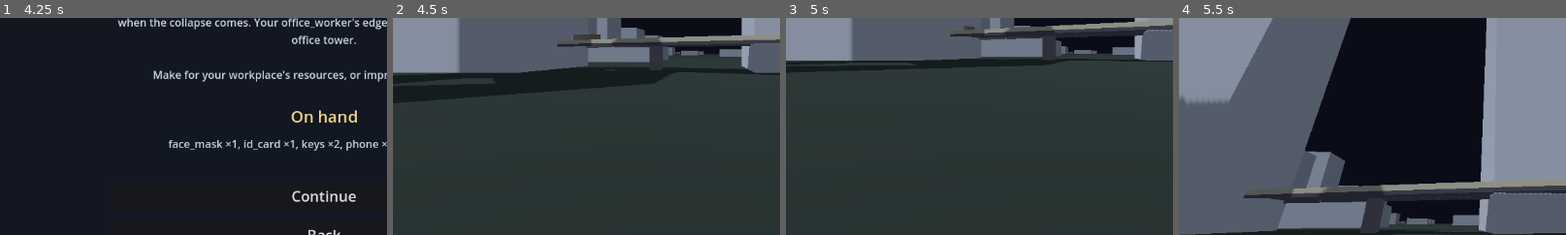
Above: before the commit, frames 1-4 (left to right).
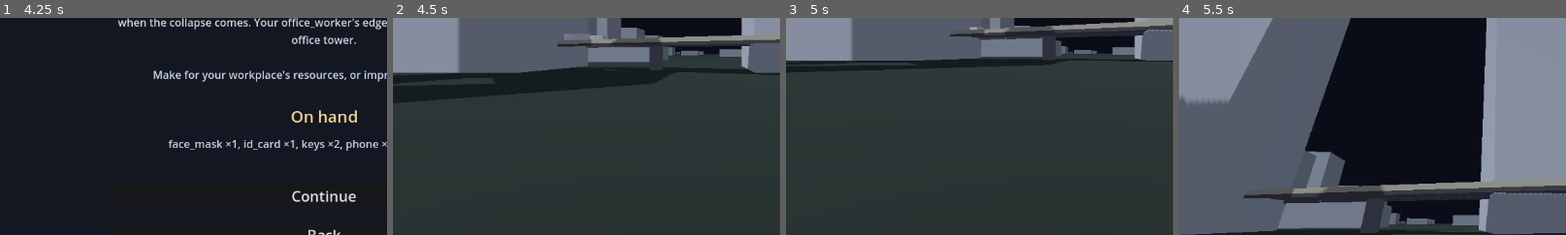
Above: after the commit, the same moments.

Repository: maxhightower/Asphodel
Game: Godot game, scene res://MainMenu.tscn
Same seed, same stepped clock (60 frames per second), same inputs: the game is played once before the commit and once after it.
Inputs (mouse positions are % of the whole screen's width and height, from its top left):
- Up to frame 1 (4.25 s): click "Start Game" at 0.5 s; click "Madisonville, TX" at 1.25 s; click "Back" at 2 s; click "Start Game" at 2.75 s; click "Load City" at 3.5 s
- Up to frame 2 (4.5 s): click "Continue" at 4.25 s
- Up to frame 3 (5 s): no input
- Up to frame 4 (5.5 s): move the mouse to (55, 50) at 5.02 s; hold W (move_forward) from 5.03 s (still down); hold E (interact) from 5.03 s (still down)
The pictures show only the part of the screen within x 8-58%, y 42-92%; the shares and areas given below are measured in that part.

Frame 1 is identical in both runs. In frame 2, 0.2% of the frame differs, in the area x 44-56%, y 7-11%; in frame 3, less than 0.1%; in frame 4, nothing differs.

Commit message:
Seed traffic on the camera road and offset vehicles into lanes
The street-camera screenshot could look down a road with no vehicles on
it (traffic spawns randomly across ~1000 polylines), so cars rarely
appeared in the frame. Add Traffic.seed_on_polyline(pts, count, elevated)
to guarantee vehicles on a named road, expose the Traffic node from
street_world as _traffic, and have the screenshot's street camera seed
16 vehicles on the exact segment it looks down.

Vehicles now carry a per-vehicle perpendicular lane offset (side) so the
two directions of travel read as separate lanes instead of a single
centreline stream.

Co-Authored-By: Claude Opus 4.8 <noreply@anthropic.com>
Claude-Session: https://claude.ai/code/session_01Datjs9tUxMYwyRKZkeyYo9

Diff:
--- a/godot/scripts/street_world.gd
+++ b/godot/scripts/street_world.gd
@@ -29,6 +29,7 @@
 var _zones: Array = []
 var _zone_map: ZoneMap
 var _citizen_render: Node3D
+var _traffic: Node3D
 var _current_focus_zone: int = -1
 var _last_render_tick: int = -1
 
@@ -342,6 +343,7 @@
 	traffic.process_mode = Node.PROCESS_MODE_PAUSABLE   # freezes with pause
 	add_child(traffic)
 	traffic.setup(polylines, 900)
+	_traffic = traffic
 
 
 func _build_surface_road(st: SurfaceTool, pts: Array, roadway: float,
--- a/godot/scripts/traffic.gd
+++ b/godot/scripts/traffic.gd
@@ -25,6 +25,7 @@
 	var along: float        # metres travelled into current segment
 	var speed: float
 	var half_h: float
+	var side: float         # lane offset perpendicular to travel (metres)
 
 var _lanes: Array[Lane] = []
 var _vehicles: Array[Vehicle] = []
@@ -54,14 +55,41 @@
 	_running = true
 
 
-func _spawn_vehicle() -> void:
-	var lane: Lane = _lanes[_rng.randi() % _lanes.size()]
+func seed_on_polyline(pts_raw: Array, count: int, elevated: bool = false) -> void:
+	## Guarantee traffic on a specific road (used to populate a road that the
+	## camera is looking down). Spawns `count` vehicles spaced along it.
+	var lane := Lane.new()
+	lane.pts = PackedVector2Array()
+	for p in pts_raw:
+		lane.pts.append(Vector2(float(p[0]), float(p[1])))
+	if lane.pts.size() < 2:
+		return
+	lane.elevated = elevated
+	lane.y = (DECK_Y + 0.1) if elevated else (ROAD_Y + 0.05)
+	lane.speed_mult = 2.2 if elevated else 1.0
+	_lanes.append(lane)
+	var total := 0.0
+	for k in range(lane.pts.size() - 1):
+		total += lane.pts[k].distance_to(lane.pts[k + 1])
+	for i in range(count):
+		_spawn_vehicle(lane, (float(i) / float(max(1, count))) * total)
+	_running = true
+
+
+func _spawn_vehicle(force_lane = null, force_dist: float = -1.0) -> void:
+	var lane: Lane = force_lane if force_lane != null else _lanes[_rng.randi() % _lanes.size()]
 	# Elevated freeways carry cars/trucks only; surface streets also carry bikes.
 	var kind := _pick_kind(lane.elevated)
 	var v := Vehicle.new()
 	v.lane = lane
-	v.seg = _rng.randi() % max(1, lane.pts.size() - 1)
-	v.along = 0.0
+	if force_dist < 0.0:
+		v.seg = _rng.randi() % max(1, lane.pts.size() - 1)
+		v.along = 0.0
+	else:
+		v.seg = 0
+		v.along = force_dist       # distance from the start of the whole polyline
+	# Right-hand lane offset so both directions read as separate lanes.
+	v.side = (1.0 if _rng.randf() < 0.5 else -1.0) * (2.4 + 1.2 * _rng.randf())
 	v.node = MeshInstance3D.new()
 	var mesh := BoxMesh.new()
 	var dims: Vector3 = kind[0]
@@ -120,10 +148,12 @@
 		if v.along <= seglen or seglen < 0.001:
 			var t := 0.0 if seglen < 0.001 else v.along / seglen
 			var pos := a.lerp(b, t)
-			v.node.position = Vector3(pos.x, lane.y + v.half_h, pos.y)
 			var dir := (b - a)
 			if dir.length() > 0.001:
+				var nrm := dir.orthogonal().normalized() * v.side   # lane offset
+				pos += nrm
 				v.node.rotation.y = atan2(dir.x, dir.y)
+			v.node.position = Vector3(pos.x, lane.y + v.half_h, pos.y)
 			return
 		v.along -= seglen
 		v.seg += 1
--- a/godot/tests/screenshot.gd
+++ b/godot/tests/screenshot.gd
@@ -101,6 +101,7 @@
 	var best_b := Vector2.ZERO
 	var best_d := INF
 	var found := false
+	var best_poly: Array = []
 	for pl in polylines:
 		var cls := String(pl.get("class", ""))
 		if cls == "motorway":
@@ -114,7 +115,11 @@
 			var mid := (a + b) * 0.5
 			var d := mid.distance_to(Vector2(centre.x, centre.z))
 			if d < best_d:
-				best_d = d; best_a = a; best_b = b; found = true
+				best_d = d; best_a = a; best_b = b; found = true; best_poly = pts
+	# Guarantee cars on the road the camera is looking down.
+	var tr = scene.get("_traffic")
+	if found and tr != null:
+		tr.seed_on_polyline(best_poly, 16, false)
 	var cam := Camera3D.new()
 	cam.fov = 68.0
 	cam.far = 20000.0
